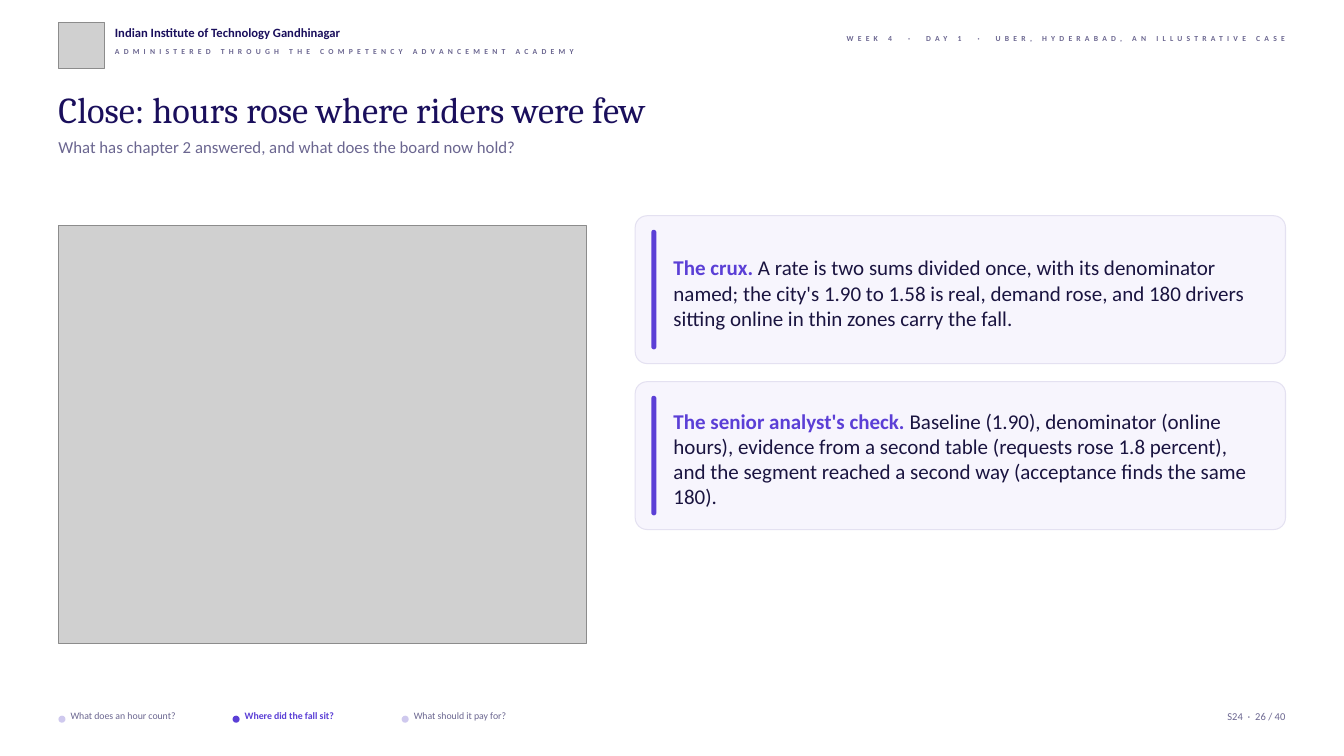
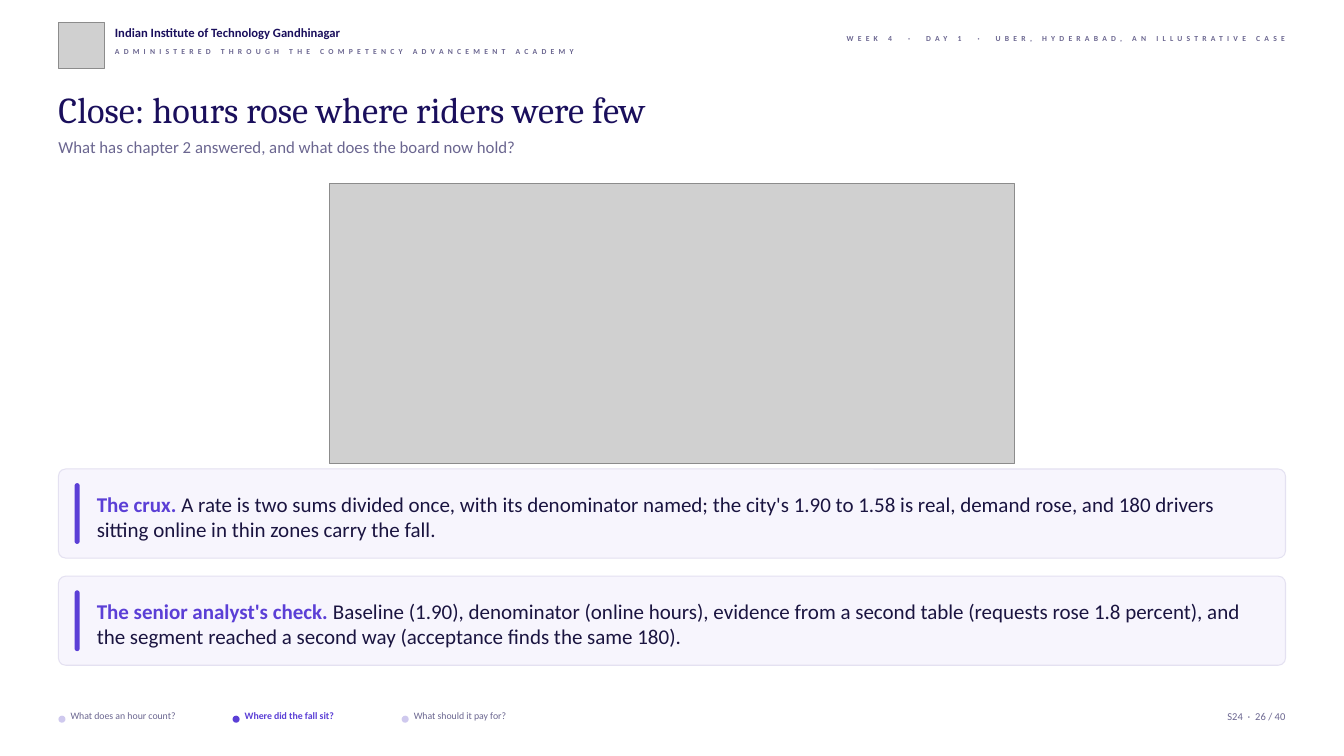
Before and after one commit to fde-academy-lab/c2-content-factory, a slide deck: slide 26 of content/W04/D1/slides/C2_W04_D01_half1_STUDENT.pptx. Drawn at 1344x756 pixels with LibreOffice and Linux fonts; fonts in the diff are those of the drawing; grey boxes stand for pictures; background and template pictures are left out. Boxes give left, top, right and bottom in pixels: in the first picture for what was removed or moved away, otherwise in the second. Text is boxed around its words. In the diff, an @@ line names an element or a change of style, - is before the commit and + after.

```diff
--- a/content/W04/D1/slides/C2_W04_D01_half1_STUDENT.pptx
+++ b/content/W04/D1/slides/C2_W04_D01_half1_STUDENT.pptx
@@ picture added at [330, 184, 1015, 464] @@
@@ picture removed at [58, 226, 586, 643] @@
@@ rounded rectangle: place and size @@
-rounded rectangle at [635, 216, 1286, 364]
+rounded rectangle at [58, 469, 1286, 558]
@@ rounded rectangle: place and size @@
-rounded rectangle at [651, 230, 656, 350]
+rounded rectangle at [75, 483, 80, 543]
@@ text "The crux. A rate is ..." rewrapped from [673, 260, 1244, 330] to [97, 497, 1213, 541] @@
@@ rounded rectangle: place and size @@
-rounded rectangle at [635, 382, 1286, 530]
+rounded rectangle at [58, 577, 1286, 665]
@@ rounded rectangle: place and size @@
-rounded rectangle at [651, 396, 656, 516]
+rounded rectangle at [75, 591, 80, 651]
@@ text "The senior analyst's check. Baseline ..." rewrapped from [673, 414, 1246, 507] to [97, 604, 1239, 648] @@
```
Also in this commit, not shown: 10 other slides changed, 3 other files.
